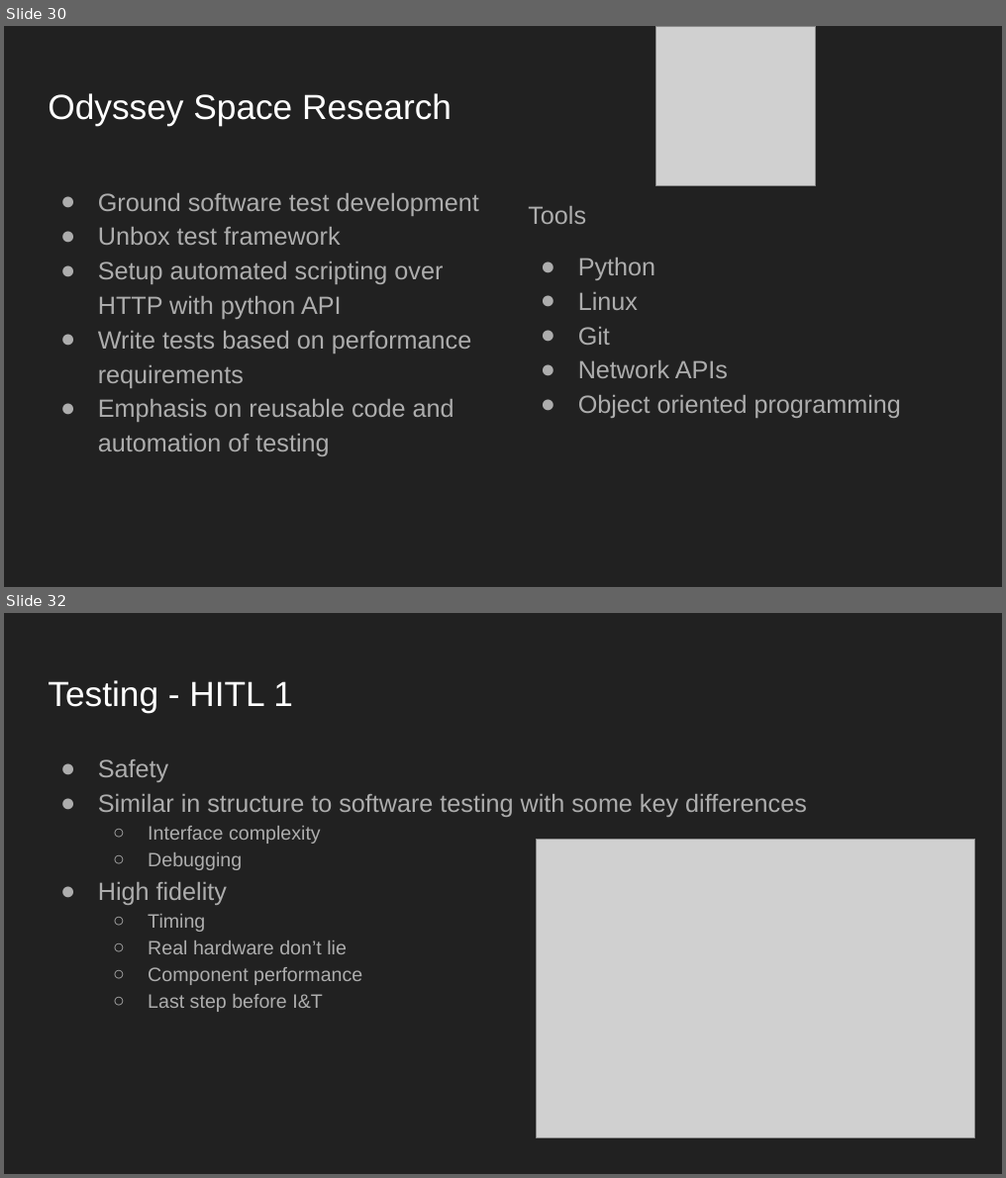
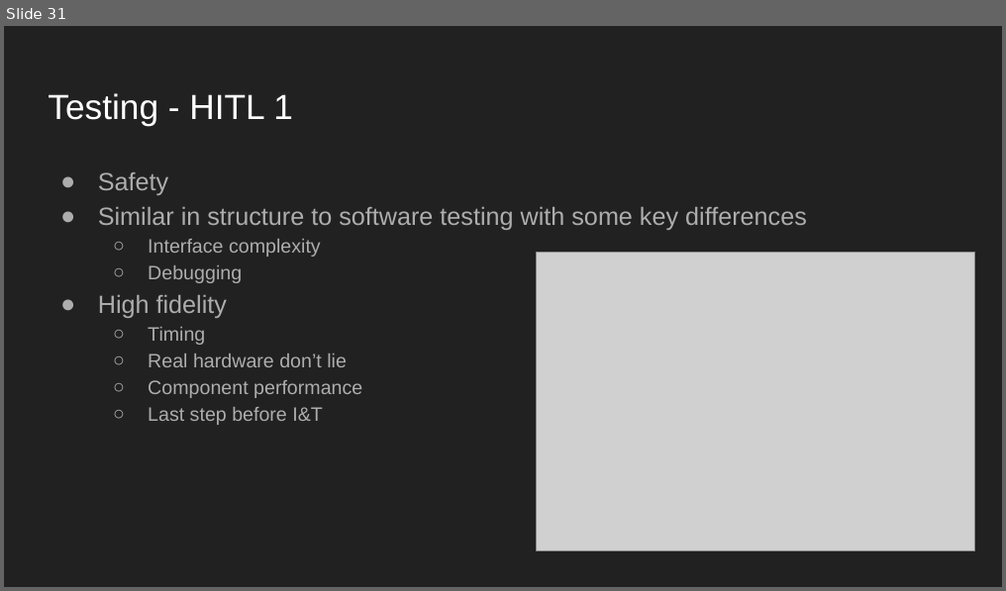
Before and after one commit to amalatak/Notes, a slide deck: Job Presentation-2.pptx. Shown one above the other, each under a label of ours: slides 30 and 32 before the commit, slide 31 after it; the slides between them are not shown. The pictures are 1006x1178 and 1006x591 pixels, drawn with LibreOffice and Linux fonts; fonts in the diff are those of the drawing; grey boxes stand for pictures. Boxes give left, top, right and bottom in pixels: in the first picture for what was removed or moved away, otherwise in the second. Text is boxed around its words. In the diff, an @@ line names an element or a change of style, - is before the commit and + after.

```diff
--- a/Job Presentation-2.pptx
+++ b/Job Presentation-2.pptx
@@ slide 30 removed at box(4, 26, 1002, 587), background #212121 @@
@@ picture removed at box(656, 26, 817, 185) @@
@@ title removed at box(48, 93, 451, 125) @@
-Odyssey Space Research
@@ text removed at box(98, 193, 479, 457) @@
-● Ground software test development
-● Unbox test framework
-● Setup automated scripting over HTTP with python API
-● Write tests based on performance requirements
-● Emphasis on reusable code and automation of testing
@@ text removed at box(528, 206, 901, 418) @@
-Tools
-● Python
-● Linux
-● Git
-● Network APIs
-● Object oriented programming
@@ what was slide 32 is now slide 31 @@
```
Also in this commit, not shown: 3 slides changed, 11 slides added, 11 other slides removed.
